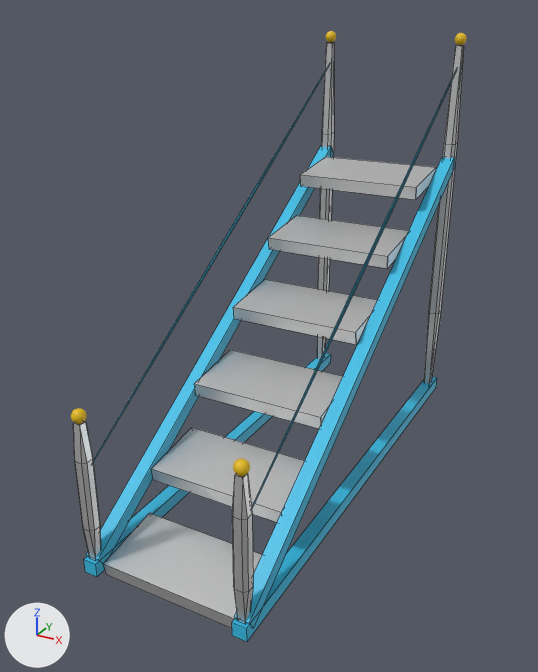
One commit to the Blender file escalier.blend: the scene before it, then after it.
Rendered twice from a camera (50 mm lens) standing at (1.76, -3.08, 3.28) and looking at (-0.62, 1.23, 1.12). Arrows for +X, +Y and +Z are at lower left; the lights stay in place. Mesh edges are drawn as thin lines on the coarser meshes.
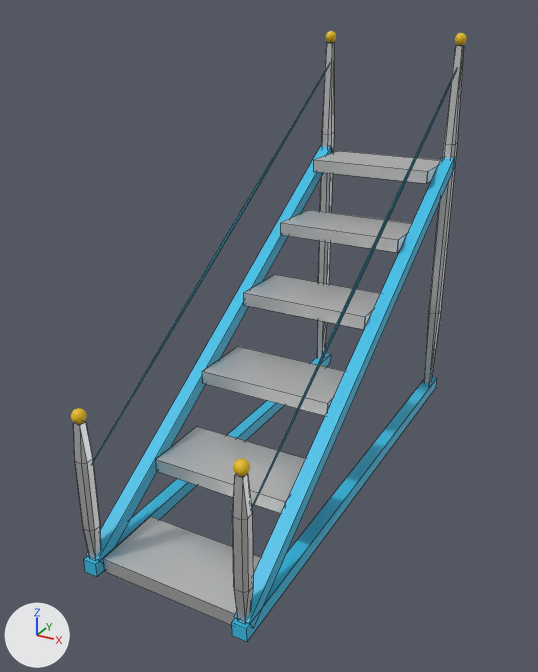
Edits to the scene script, one JSON object a line:
```json
{"block": "me_cube_001", "where": "me_cube_001.from_pydata(...)  # 12 vertices, 10 faces; spans x -1.0..1.0, y -1.0..1.0, z -1.0..1.0"}
{"block": "me_cube_001", "where": "# used by ob_cube; location = (-0.513, 0.0, 0.0); rotation_euler = (0.141, 0.0, 0.0), in degrees (8.1, 0, 0); scale = (0.5, 0.25, 0.05)"}
{"block": "me_cube_001", "change": "me_cube_001 part 1: the whole mesh is scaled about its middle by (0.5, 0.25, 0.05)"}
{"op": "set", "path": "ob_cube.rotation_euler", "old": "(0.141, 0.0, 0.0)", "new": "(0.0, 0.0, 0.0)", "note": "degrees (8.1, 0, 0) -> degrees (0, 0, 0)"}
{"op": "set", "path": "ob_cube.scale", "old": "(0.5, 0.25, 0.05)", "new": "(1.0, 1.0, 1.0)"}
{"block": "ob_cube", "where": "_m = ob_cube.modifiers.new('Array', 'ARRAY')"}
{"op": "set", "path": "_m.relative_offset_displace", "old": "(0.0, 1.2, 3.2)", "new": "(0.0, 1.2, 4.1)"}
```

Where the change shows, as pixel boxes (x1, y1, x2, y2) in the pictures (538 x 672 px):
```json
{"object": "Cube", "change": "modifiers changed, turned, rescaled", "before": [103, 157, 436, 628], "after": [103, 151, 441, 625]}
```
